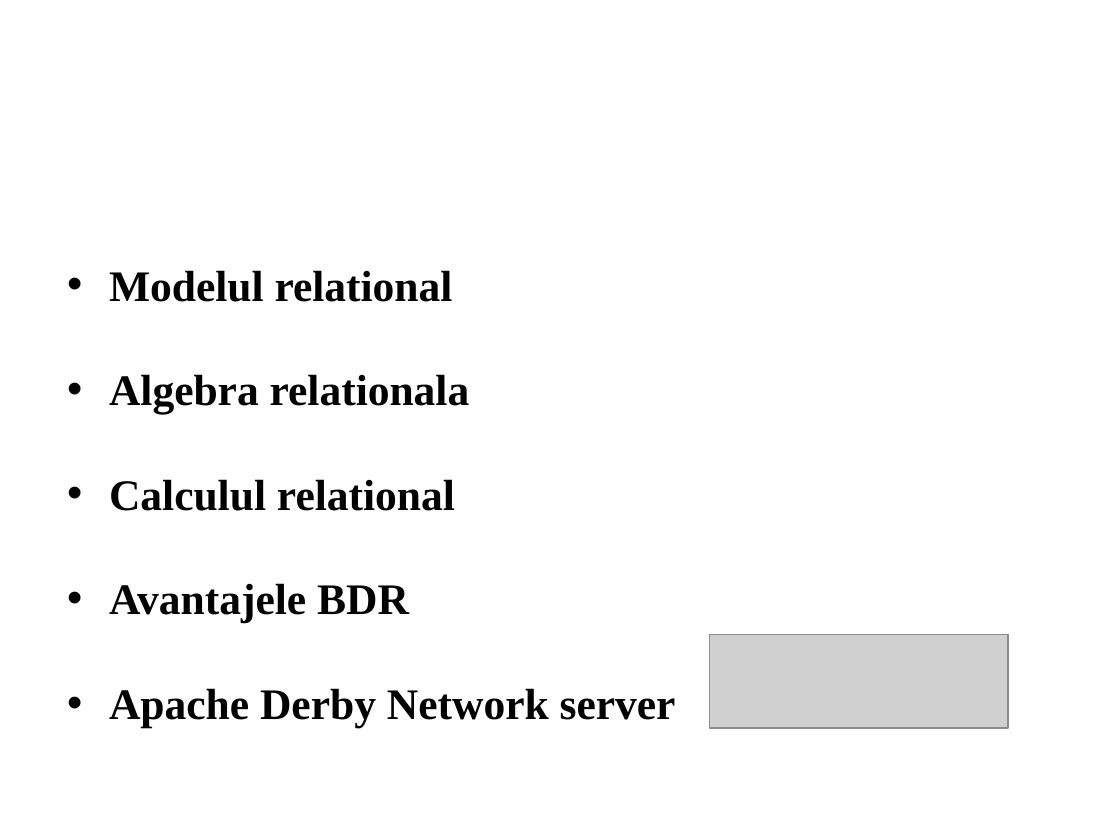
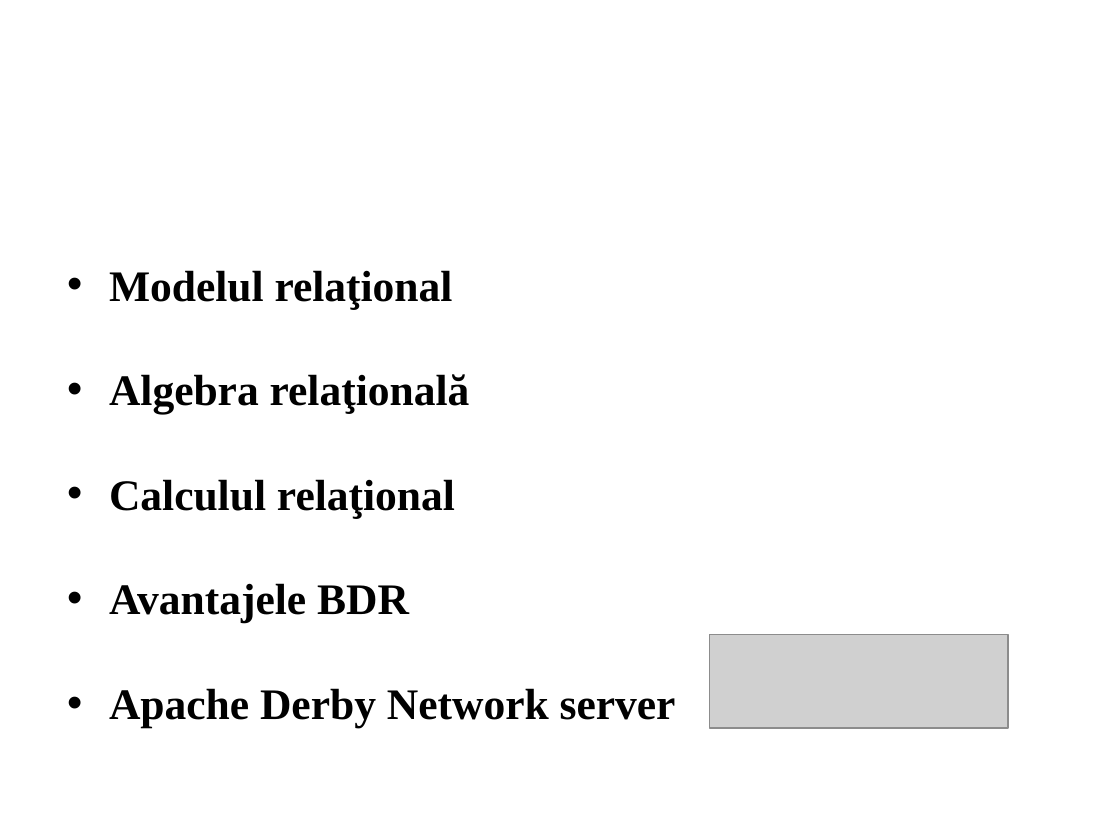
Before and after one commit to A1ex/Speedometer, a slide deck: slide 7 of Office documents/Prezentare Scurta.pptx. Drawn at 1120x840 pixels with LibreOffice and Linux fonts; fonts in the diff are those of the drawing; grey boxes stand for pictures; background and template pictures are left out. Boxes give left, top, right and bottom in pixels: in the first picture for what was removed or moved away, otherwise in the second. Text is boxed around its words. In the diff, an @@ line names an element or a change of style, - is before the commit and + after.

```diff
--- a/Office documents/Prezentare Scurta.pptx
+++ b/Office documents/Prezentare Scurta.pptx
@@ text at (x1=109, y1=270, x2=470, y2=518): text changed @@
-• Modelul relational
-• Algebra relationala
-• Calculul relational
+• Modelul relaţional
+• Algebra relaţională
+• Calculul relaţional
```
Also in this commit, not shown: 14 other slides changed, 10 other files.
